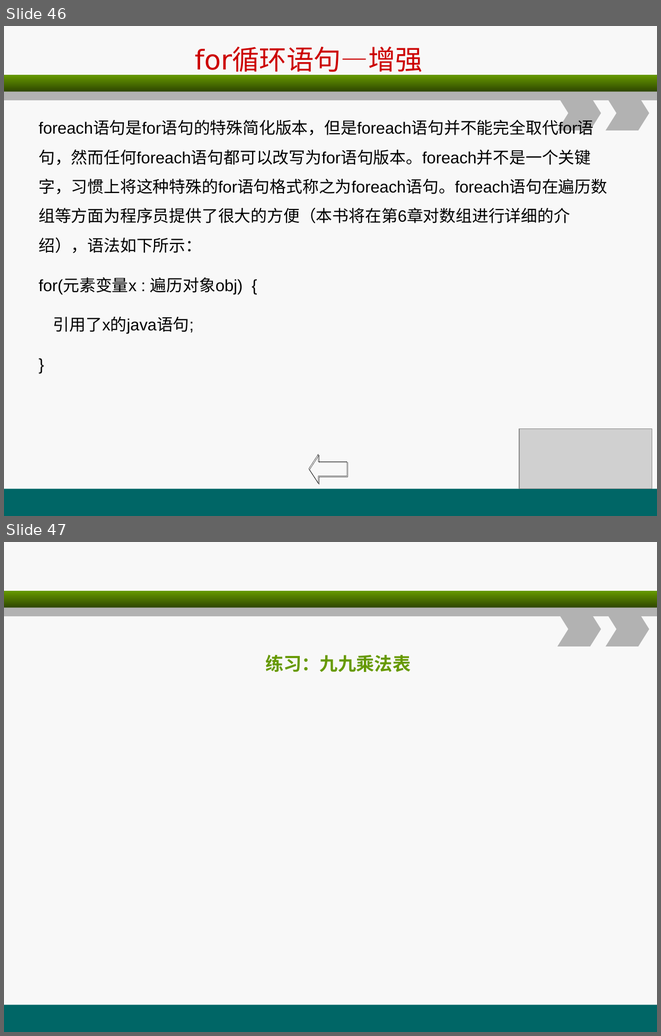
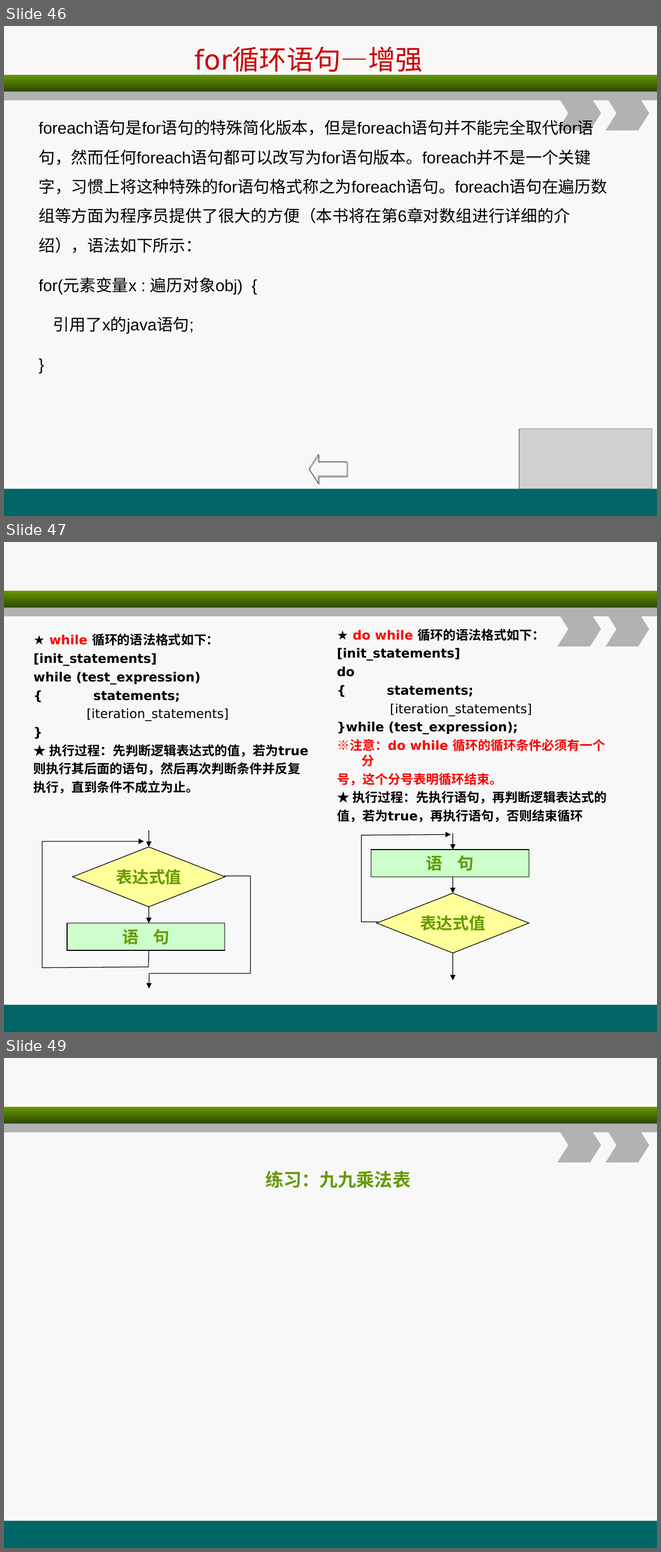
Before and after one commit to christwei/gitDoc, a slide deck: 课件/环宇/java编程基础/A2.ppt. Shown one above the other, each under a label of ours: slides 46 and 47 before the commit, slides 46, 47 and 49 after it; the slides between them are not shown. The pictures are 661x1036 and 661x1552 pixels, drawn with LibreOffice and Linux fonts; fonts in the diff are those of the drawing; grey boxes stand for pictures. Boxes give left, top, right and bottom in pixels: in the first picture for what was removed or moved away, otherwise in the second. Text is boxed around its words. In the diff, an @@ line names an element or a change of style, - is before the commit and + after.

```diff
--- a/课件/环宇/java编程基础/A2.ppt
+++ b/课件/环宇/java编程基础/A2.ppt
@@ slide 47 added at (x1=4, y1=542, x2=657, y2=1032), background #F8F8F8; not listed: 5 template elements that a slide beside it also shows @@
@@ text added at (x1=34, y1=633, x2=308, y2=793), 14 pt, text #000000, bold @@
+★ while 循环的语法格式如下：
+[init_statements]
+while (test_expression)
+{ statements;
+  [iteration_statements]
+}
+★ 执行过程：先判断逻辑表达式的值，若为true
+则执行其后面的语句，然后再次判断条件并反复
+执行，直到条件不成立为止。
@@ text added at (x1=337, y1=628, x2=607, y2=822), 14 pt, text #000000, bold @@
+★ do while 循环的语法格式如下：
+[init_statements]
+do
+{ statements;
+  [iteration_statements]
+}while (test_expression);
+※注意：do while 循环的循环条件必须有一个分
+号，这个分号表明循环结束。
+★ 执行过程：先执行语句，再判断逻辑表达式的
+值，若为true，再执行语句，否则结束循环
@@ freeform shape added at (x1=42, y1=841, x2=148, y2=967), outline #000000 0.74 pt @@
@@ arrow added from (149, 831) to (149, 847), #000000 0.74 pt @@
@@ group added at (x1=361, y1=833, x2=529, y2=980): 3 arrows, 1 diamond, 1 rectangle, 1 freeform shape @@
+表达式值
+语 句
@@ diamond added at (x1=72, y1=847, x2=224, y2=907), fill #FFFF99, outline #000000 0.74 pt, 18 pt, text #669900, bold @@
+表达式值
@@ freeform shape added at (x1=149, y1=876, x2=251, y2=988), outline #000000 0.74 pt @@
@@ arrow added from (149, 906) to (149, 923), #000000 0.74 pt @@
@@ rectangle added at (x1=68, y1=923, x2=226, y2=950), fill #CCFFCC, outline #000000 0.74 pt, 18 pt, text #669900, bold @@
+语 句
@@ what was slide 47 is now slide 49 @@
```
Also in this commit, not shown: 3 slides changed, 13 other slides added, 3 other files.
